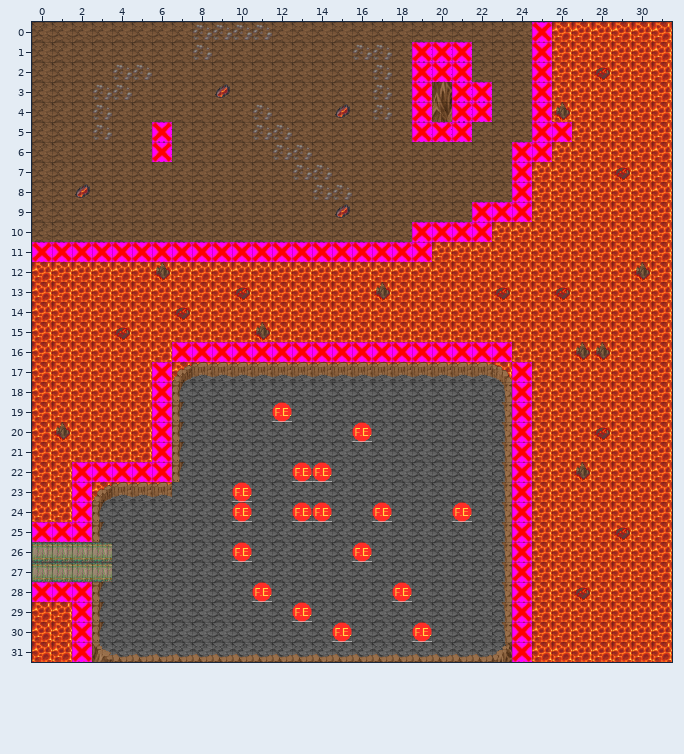
One commit to this Tiled map: Game/ArchanistTower/Content/Levels/TestFireMap/Mountain3.tmx. That is the earlier state.
Cells are 32x32 px. Shown: x 0..31, y 0..31.
After the commit:
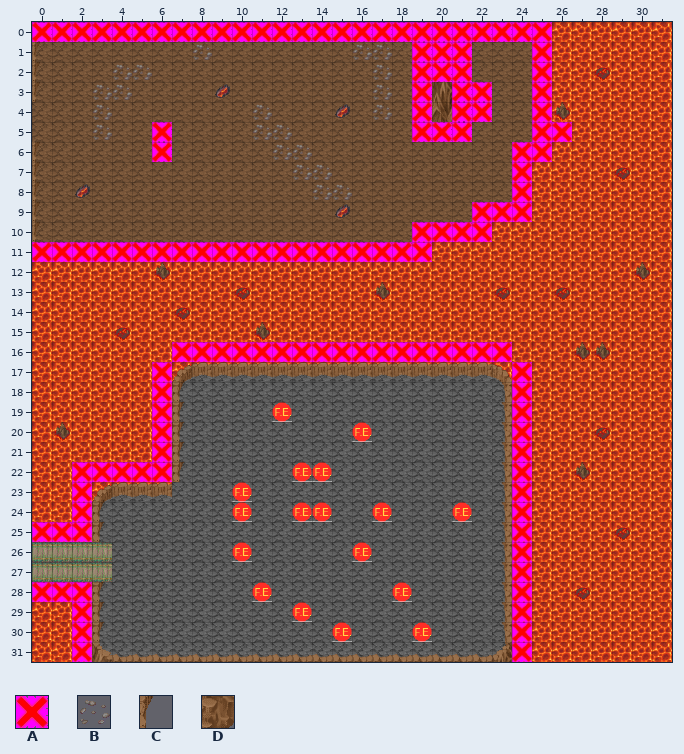
Key: from "Clip": A 0; from "MountainPieces": B 23, C 122, D 155.
_ is an empty cell.
From old to new:
{"where": "layer \"Layer 2\""}
{"y":0,"x":0,"old":"_________________________","new":"DDDDDDDDDDDDDDDDDDDDDDDDD"}
{"y":1,"x":0,"old":"_","new":"C"}
{"y":2,"x":0,"old":"_","new":"C"}
{"y":3,"x":0,"old":"_","new":"C"}
{"y":6,"x":0,"old":"_","new":"C"}
{"y":7,"x":0,"old":"_","new":"C"}
{"y":8,"x":0,"old":"_","new":"C"}
{"y":9,"x":0,"old":"_","new":"C"}
{"y":10,"x":0,"old":"_","new":"C"}
{"where": "layer \"Layer 3\""}
{"y":0,"x":8,"old":"BBBB","new":"____"}
{"where": "layer \"Clip\""}
{"y":0,"x":0,"old":"_________________________","new":"AAAAAAAAAAAAAAAAAAAAAAAAA"}
